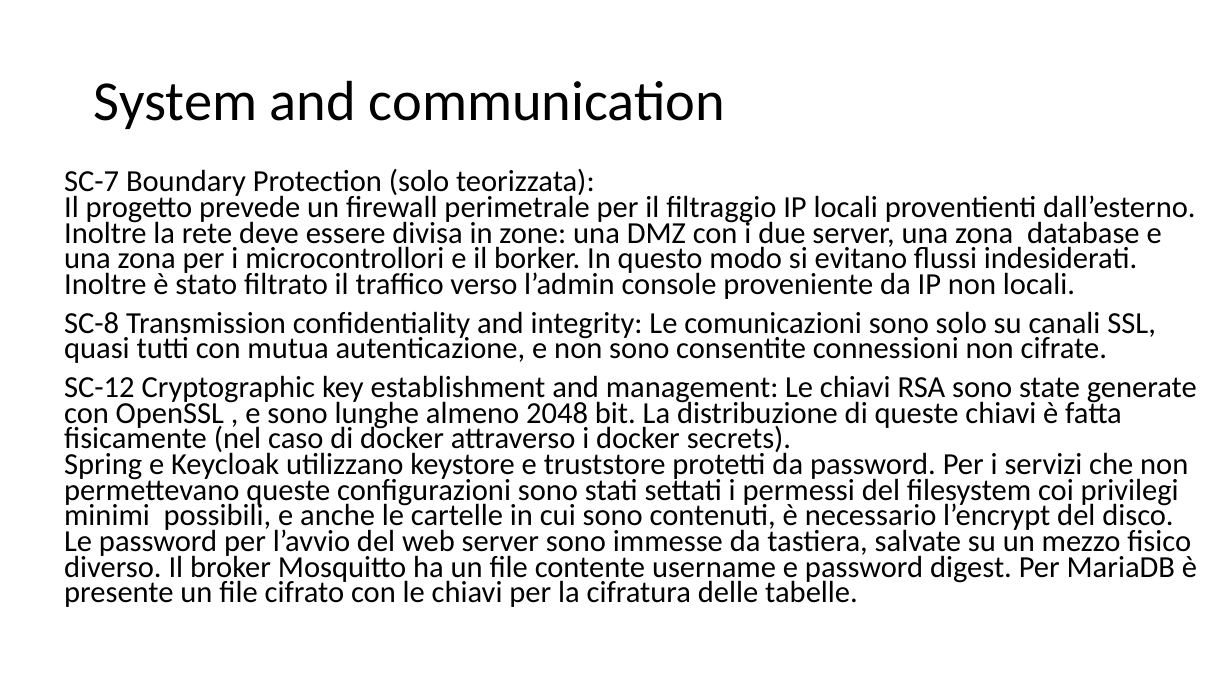
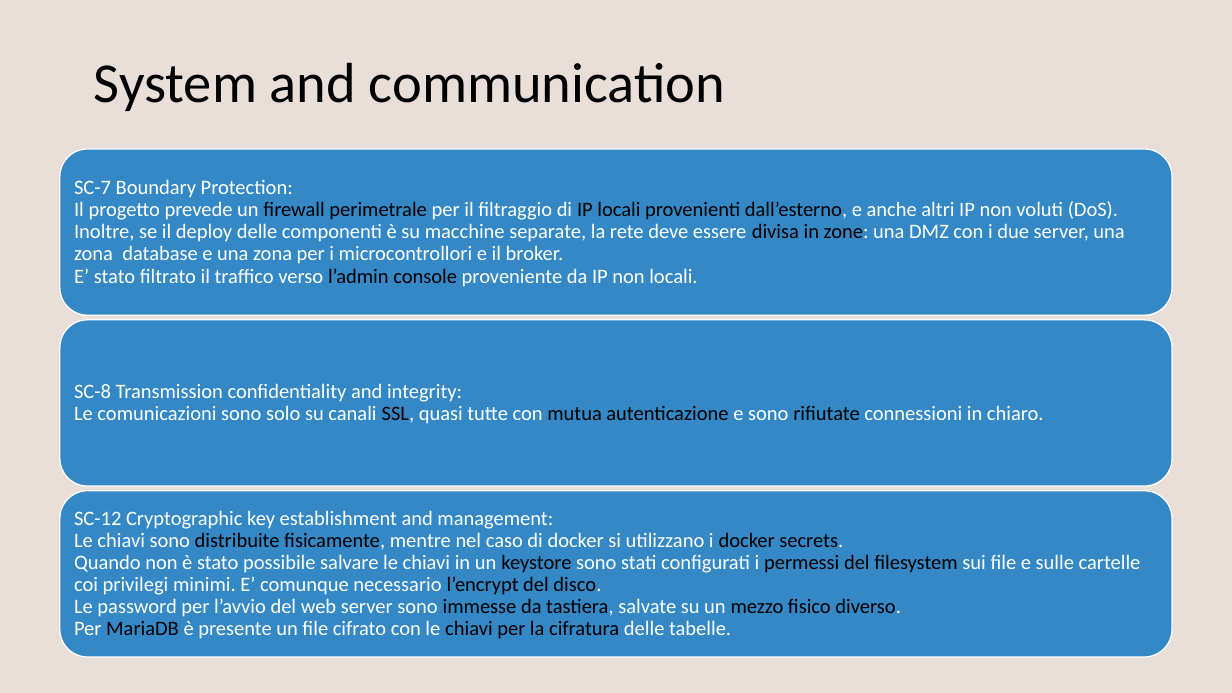
Before and after one commit to marcobarlo/GreenhouseSec, a slide deck: slide 11 of pres.pptx (slide 8 before the commit). Drawn at 1232x693 pixels with LibreOffice and Linux fonts; fonts in the diff are those of the drawing. Boxes give left, top, right and bottom in pixels: in the first picture for what was removed or moved away, otherwise in the second. Text is boxed around its words. In the diff, an @@ line names an element or a change of style, - is before the commit and + after.

```diff
--- a/pres.pptx
+++ b/pres.pptx
@@ background #FFFFFF to #EADEDA @@
@@ text "System and communication": place and size @@
-text "System and communication" at box(94, 80, 725, 129)
+text "System and communication" at box(94, 62, 725, 111)
@@ text removed at box(64, 169, 1197, 607) @@
-SC-7 Boundary Protection (solo teorizzata):
-Il progetto prevede un firewall perimetrale per il filtraggio IP locali proventienti dall’esterno. Inoltre la rete deve essere divisa in zone: una DMZ con i due server, una zona database e una zona per i microcontrollori e il borker. In questo modo si evitano flussi indesiderati. Inoltre è stato filtrato il traffico verso l’admin console proveniente da IP non locali.
-SC-8 Transmission confidentiality and integrity: Le comunicazioni sono solo su canali SSL, quasi tutti con mutua autenticazione, e non sono consentite connessioni non cifrate.
-SC-12 Cryptographic key establishment and management: Le chiavi RSA sono state generate con OpenSSL , e sono lunghe almeno 2048 bit. La distribuzione di queste chiavi è fatta fisicamente (nel caso di docker attraverso i docker secrets).
-Spring e Keycloak utilizzano keystore e truststore protetti da password. Per i servizi che non permettevano queste configurazioni sono stati settati i permessi del filesystem coi privilegi minimi possibili, e anche le cartelle in cui sono contenuti, è necessario l’encrypt del disco.
-Le password per l’avvio del web server sono immesse da tastiera, salvate su un mezzo fisico diverso. Il broker Mosquitto ha un file contente username e password digest. Per MariaDB è presente un file cifrato con le chiavi per la cifratura delle tabelle.
@@ group added at box(60, 149, 1173, 657): 3 rounded rectangles, 3 texts @@
+SC-7 Boundary Protection:
+Il progetto prevede un firewall perimetrale per il filtraggio di IP locali provenienti dall’esterno, e anche altri IP non voluti (DoS).
+Inoltre, se il deploy delle componenti è su macchine separate, la rete deve essere divisa in zone: una DMZ con i due server, una zona database e una zona per i microcontrollori e il broker.
+E’ stato filtrato il traffico verso l’admin console proveniente da IP non locali.
+SC-8 Transmission confidentiality and integrity:
+Le comunicazioni sono solo su canali SSL, quasi tutte con mutua autenticazione e sono rifiutate connessioni in chiaro.
+SC-12 Cryptographic key establishment and management:
+Le chiavi sono distribuite fisicamente, mentre nel caso di docker si utilizzano i docker secrets.
+Quando non è stato possibile salvare le chiavi in un keystore sono stati configurati i permessi del filesystem sui file e sulle cartelle coi privilegi minimi. E’ comunque necessario l’encrypt del disco.
+Le password per l’avvio del web server sono immesse da tastiera, salvate su un mezzo fisico diverso.
+Per MariaDB è presente un file cifrato con le chiavi per la cifratura delle tabelle.
```
Also in this commit, not shown: 14 other slides changed, 6 slides added, 3 slides removed, 56 other files.
